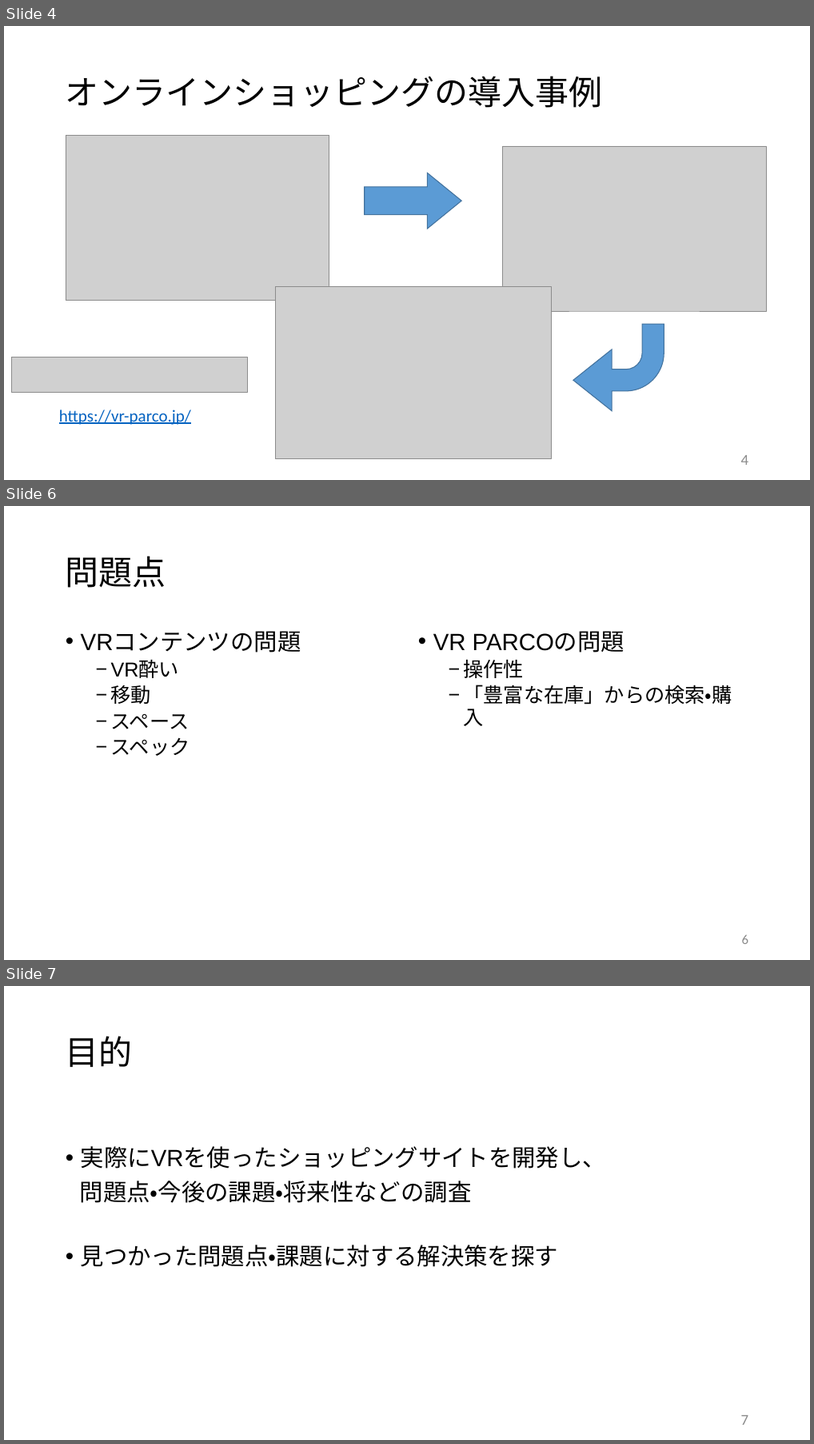
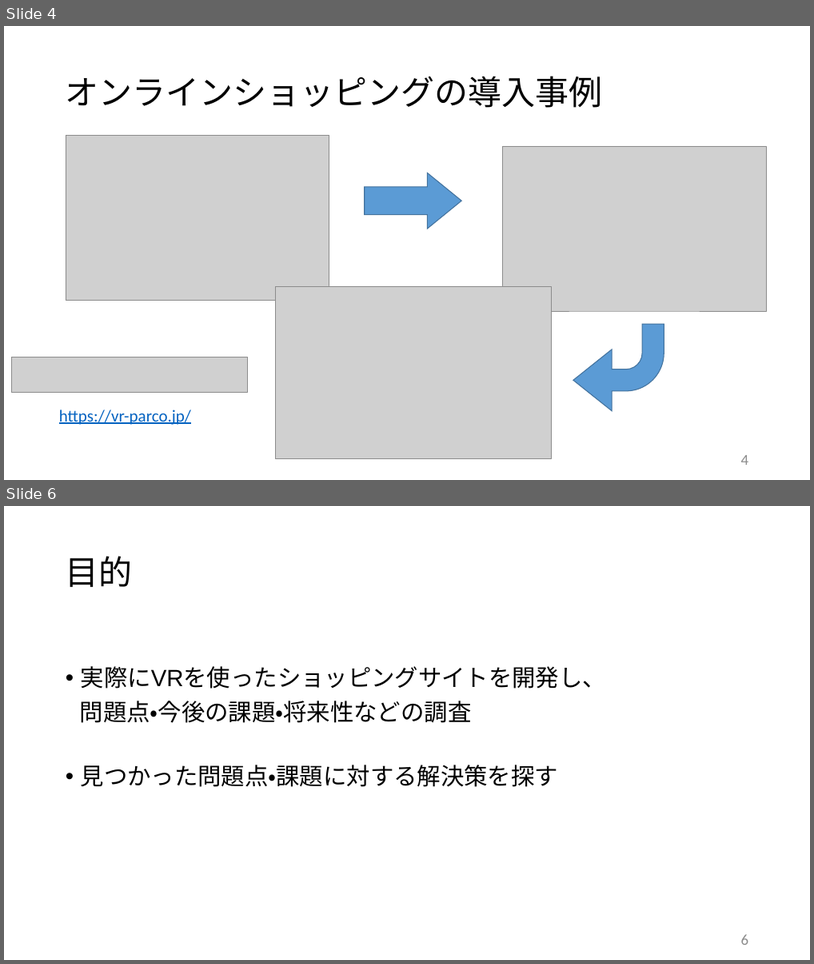
Before and after one commit to yamako0/dissertation, a slide deck: スライド/20170720_中間発表.pptx. Shown one above the other, each under a label of ours: slides 4, 6 and 7 before the commit, slides 4 and 6 after it; the slides between them are not shown. The pictures are 814x1444 and 814x964 pixels, drawn with LibreOffice and Linux fonts; fonts in the diff are those of the drawing; grey boxes stand for pictures. Boxes give left, top, right and bottom in pixels: in the first picture for what was removed or moved away, otherwise in the second. Text is boxed around its words. In the diff, an @@ line names an element or a change of style, - is before the commit and + after.

```diff
--- a/スライド/20170720_中間発表.pptx
+++ b/スライド/20170720_中間発表.pptx
@@ slide 6 removed at (4, 506, 810, 960), background #FFFFFF @@
@@ title removed at (66, 556, 166, 588) @@
-問題点
@@ text removed at (81, 632, 302, 756) @@
-• VRコンテンツの問題
-  − VR酔い
-  − 移動
-  − スペース
-  − スペック
@@ text removed at (434, 632, 733, 726) @@
-• VR PARCOの問題
-  − 操作性
-  − 「豊富な在庫」からの検索・購入
@@ page number removed at (742, 935, 749, 944) @@
-6
@@ what was slide 7 is now slide 6 @@
@@ page number at (742, 934, 750, 944): text changed @@
-7
+6
```
Also in this commit, not shown: 1 slide changed, 1 other slide removed.
